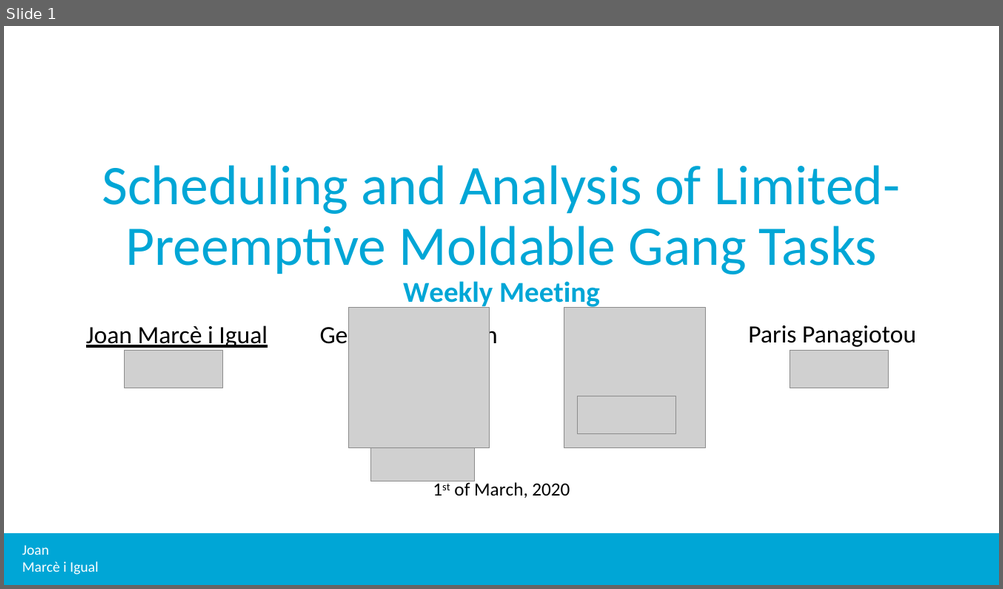
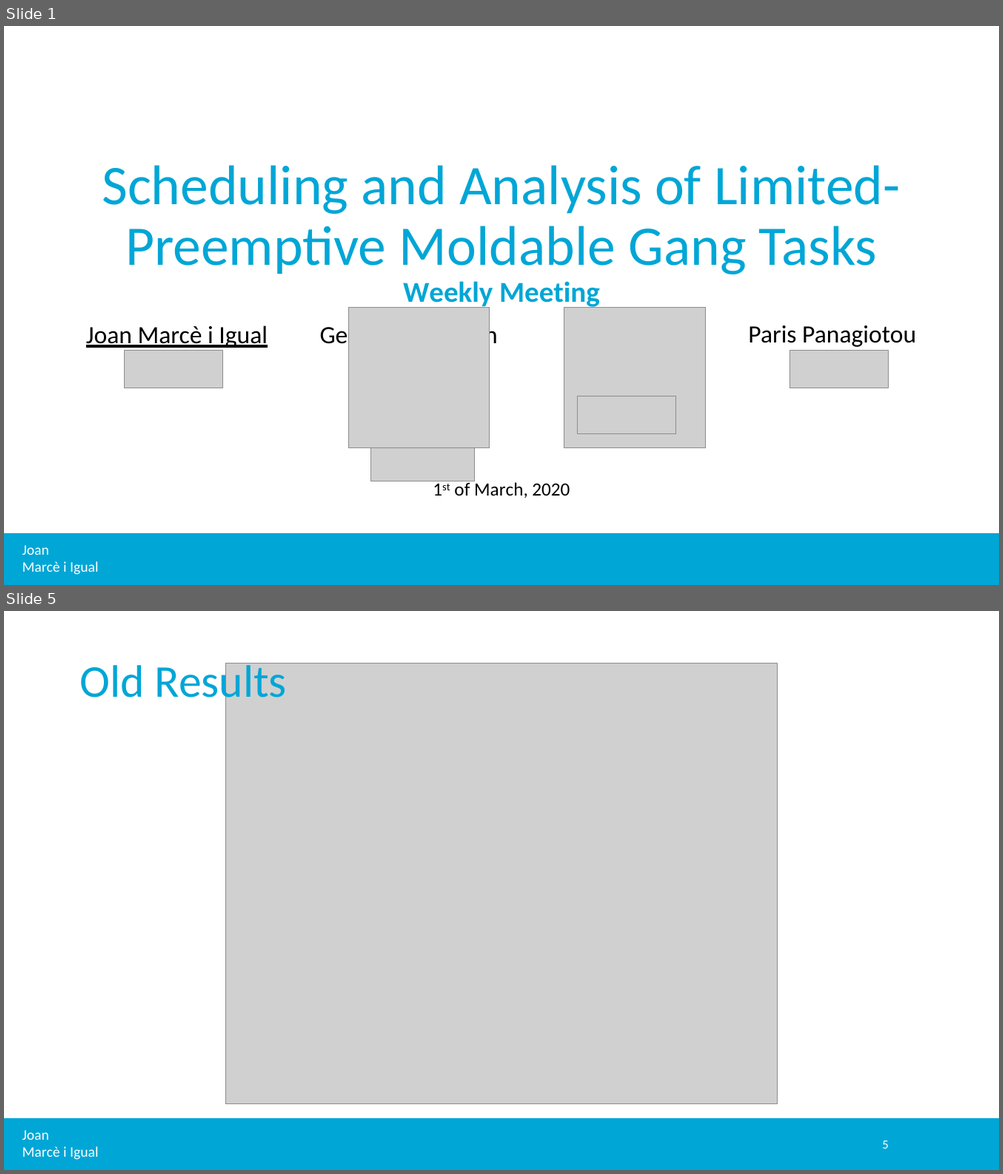
Before and after one commit to jmigual/APATeoria, a slide deck: Notes/TFM_presentations/2020_03_09/2020_03_09.pptx. Shown one above the other, each under a label of ours: slide 1 before the commit, slides 1 and 5 after it; the slides between them are not shown. The pictures are 1003x589 and 1003x1174 pixels, drawn with LibreOffice and Linux fonts; fonts in the diff are those of the drawing; grey boxes stand for pictures; background and template pictures are left out. Boxes give left, top, right and bottom in pixels: in the first picture for what was removed or moved away, otherwise in the second. Text is boxed around its words. In the diff, an @@ line names an element or a change of style, - is before the commit and + after.

```diff
--- a/Notes/TFM_presentations/2020_03_09/2020_03_09.pptx
+++ b/Notes/TFM_presentations/2020_03_09/2020_03_09.pptx
@@ slide 5 added at (x1=4, y1=611, x2=999, y2=1170), background #FFFFFF; not listed: 2 template elements that a slide beside it also shows @@
@@ title added at (x1=79, y1=658, x2=287, y2=707), 44 pt, text #00A6D6 @@
+Old Results
@@ picture added at (x1=226, y1=664, x2=777, y2=1104) @@
@@ page number added at (x1=882, y1=1141, x2=888, y2=1149), 12 pt, text #FFFFFF @@
+5
```
Also in this commit, not shown: 3 slides changed, 2 other slides added.
